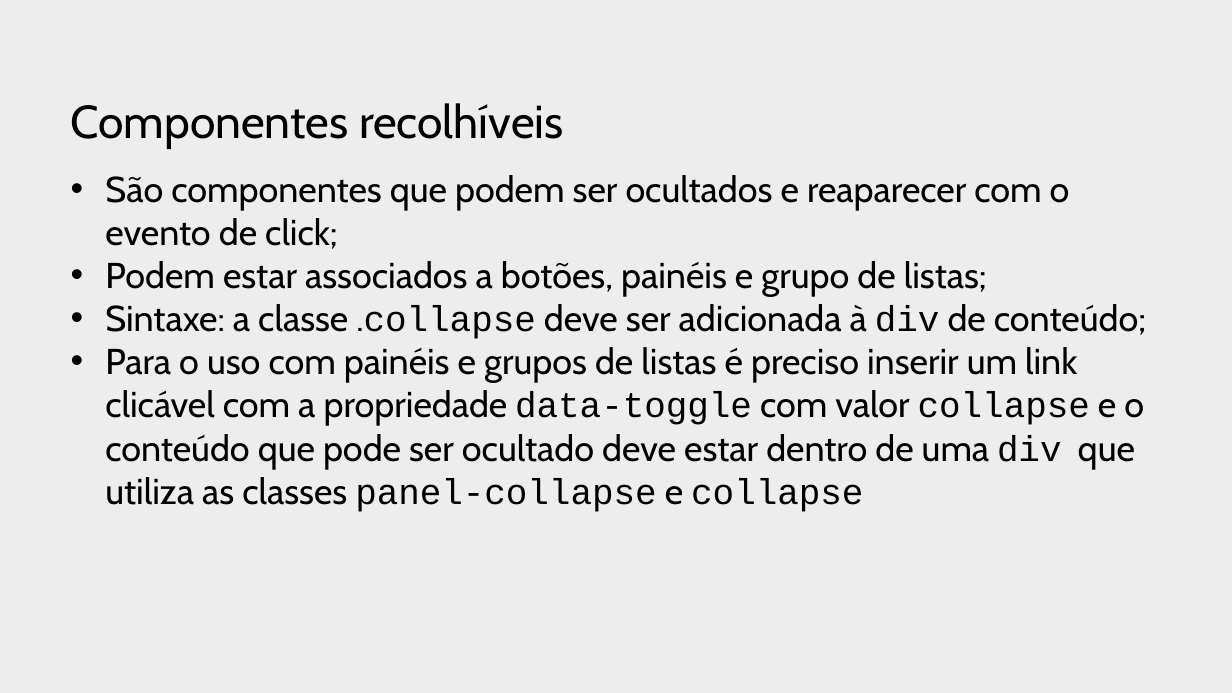
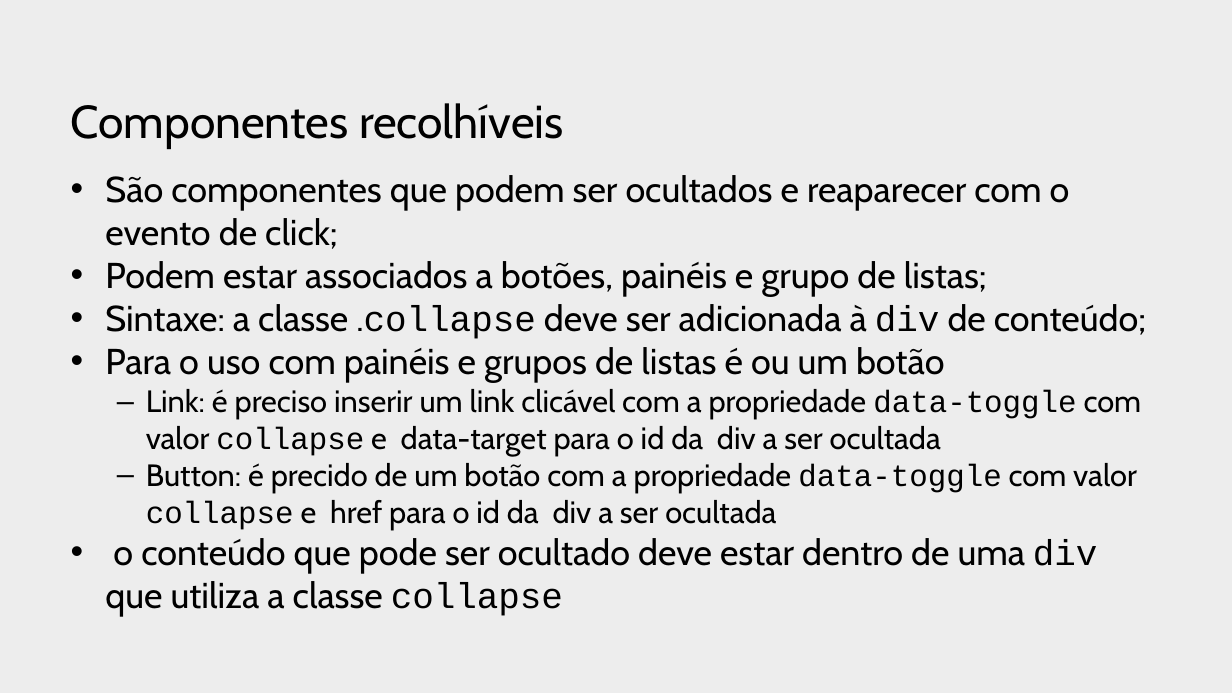
Before and after one commit to profJulioMomente/LTP2_3SI, a slide deck: slide 29 of 2018/2018.05.08-TheFoundations-BootStrap.pptx (slide 30 before the commit). Drawn at 1232x693 pixels with LibreOffice and Linux fonts; fonts in the diff are those of the drawing; background and template pictures are left out. Boxes give left, top, right and bottom in pixels: in the first picture for what was removed or moved away, otherwise in the second. Text is boxed around its words. In the diff, an @@ line names an element or a change of style, - is before the commit and + after.

Commit message:
conteúdos de aula

```diff
--- a/2018/2018.05.08-TheFoundations-BootStrap.pptx
+++ b/2018/2018.05.08-TheFoundations-BootStrap.pptx
@@ text at [105, 347, 1142, 617]: text changed; size 28 to 24 pt @@
-• Para o uso com painéis e grupos de listas é preciso inserir um link clicável com a propriedade data-toggle com valor collapse e o conteúdo que pode ser ocultado deve estar dentro de uma div que utiliza as classes panel-collapse e collapse
+• Para o uso com painéis e grupos de listas é ou um botão
+  – Link: é preciso inserir um link clicável com a propriedade data-toggle com valor collapse e data-target para o id da div a ser ocultada
+  – Button: é precido de um botão com a propriedade data-toggle com valor collapse e href para o id da div a ser ocultada
+• o conteúdo que pode ser ocultado deve estar dentro de uma div que utiliza a classe collapse
```
Also in this commit, not shown: 8 other slides changed, 2 slides added, 1 slide removed, 11 other files.
